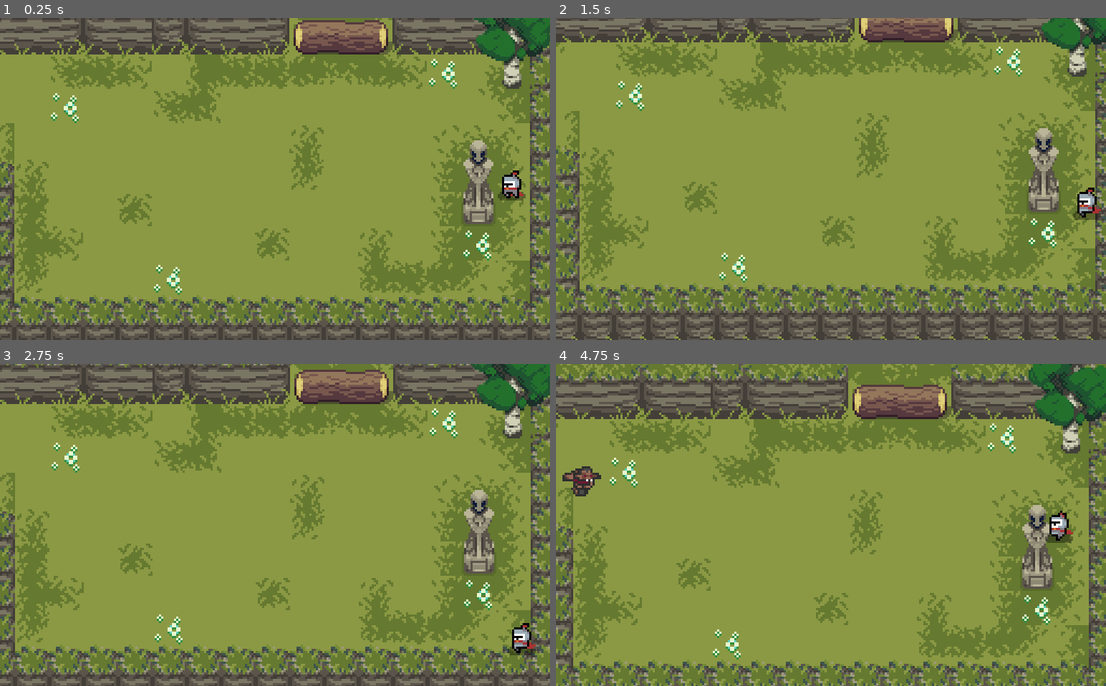
Above: before the commit, frames 1-4 (two rows, left to right).
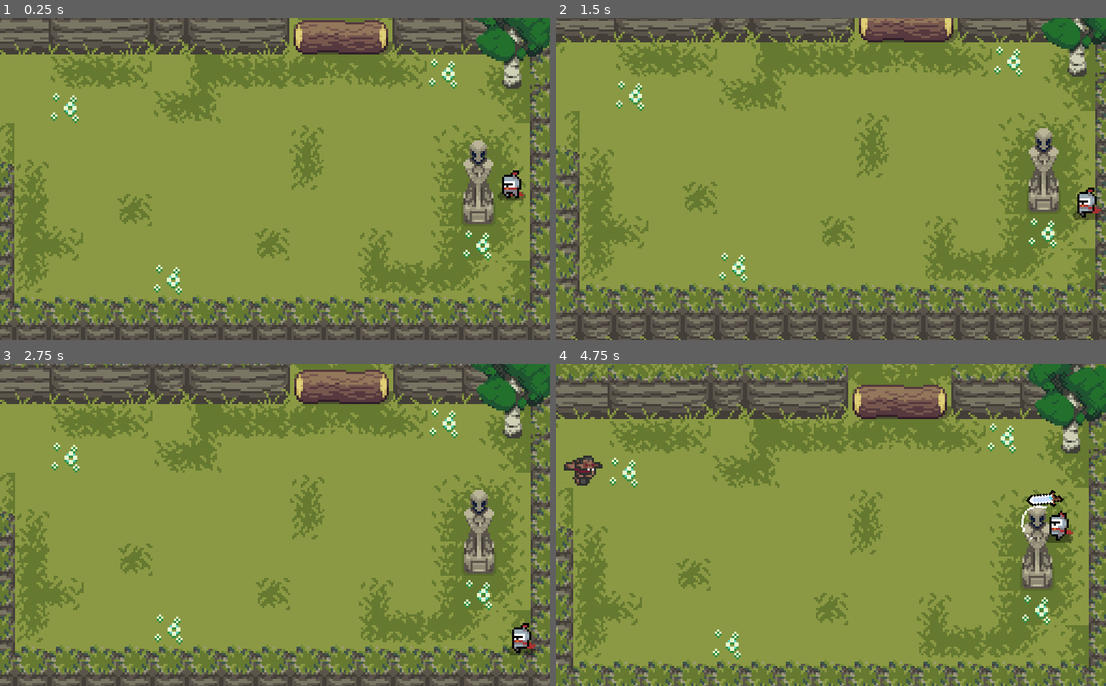
Above: after the commit, the same moments.

Repository: TilokSaha/metroidvania-2023
Game: Godot game, scene res://scenes/main/Map.tscn
Same seed, same stepped clock (60 frames per second), same inputs: the game is played once before the commit and once after it.
Inputs (mouse positions are in pixels of both pictures, inside the frame that each line leads up to):
- Up to frame 1 (0.25 s): no input
- Up to frame 2 (1.5 s): move the mouse to (952, 162) at 0.52 s; press the mouse at (952, 162) at 0.53 s; hold Right (ui_right) 0.53-1.28 s; move the mouse to (721, 195) at 1.27 s; release the mouse at (721, 195) at 1.28 s; hold Down (ui_down) from 1.28 s (still down); tap T (shake) at 1.35 s
- Up to frame 3 (2.75 s): click (165, 541) at 1.55 s; move the mouse to (330, 454) at 2.02 s; release Down (ui_down) at 2.03 s; press the mouse at (330, 454) at 2.03 s; hold Right (ui_right) from 2.03 s (still down)
- Up to frame 4 (4.75 s): move the mouse to (803, 589) at 2.77 s; release Right (ui_right) at 2.78 s; release the mouse at (803, 589) at 2.78 s; hold Up (ui_up) 2.78-3.53 s; click (803, 589) at 2.85 s; move the mouse to (996, 573) at 3.52 s; hold T (shake) 3.53-4.28 s; hold Left (ui_left) from 3.53 s (still down); click (996, 573) at 3.8 s; move the mouse to (666, 476) at 4.27 s; click (666, 476) at 4.35 s

The runs differ from the first frame. In frame 1, 0.9% of the frame differs, in the area x 8-89%, y 0-12%; in frame 2, 0.7%; in frame 3, 1.0%; in frame 4, 2.3%, in the area x 1-93%, y 0-55%.

Commit message:
Abstract Weapon class and sword with slash animation

Diff:
--- a/entities/enemies/ForestBeastBoss.gd
+++ b/entities/enemies/ForestBeastBoss.gd
@@ -2,4 +2,5 @@
 
 
 func _on_HitBox_body_entered(body):
-	body.hurt(1)
+	if body.has_method("hurt"):
+		body.hurt(1)
--- a/entities/enemies/ForestBeastBoss.tscn
+++ b/entities/enemies/ForestBeastBoss.tscn
@@ -52,6 +52,48 @@
 "transitions": PoolRealArray( 1, 1 ),
 "update": 1,
 "values": [ false, true ]
+}
+
+[sub_resource type="Animation" id=36]
+resource_name = "Dead"
+length = 0.6
+tracks/0/type = "value"
+tracks/0/path = NodePath("AnimatedSprite:animation")
+tracks/0/interp = 1
+tracks/0/loop_wrap = true
+tracks/0/imported = false
+tracks/0/enabled = true
+tracks/0/keys = {
+"times": PoolRealArray( 0 ),
+"transitions": PoolRealArray( 1 ),
+"update": 1,
+"values": [ "Dead" ]
+}
+tracks/1/type = "value"
+tracks/1/path = NodePath("AnimatedSprite:frame")
+tracks/1/interp = 1
+tracks/1/loop_wrap = true
+tracks/1/imported = false
+tracks/1/enabled = true
+tracks/1/keys = {
+"times": PoolRealArray( 0, 0.1, 0.2, 0.3, 0.4, 0.5 ),
+"transitions": PoolRealArray( 1, 1, 1, 1, 1, 1 ),
+"update": 1,
+"values": [ 0, 1, 2, 3, 4, 5 ]
+}
+tracks/2/type = "method"
+tracks/2/path = NodePath(".")
+tracks/2/interp = 1
+tracks/2/loop_wrap = true
+tracks/2/imported = false
+tracks/2/enabled = true
+tracks/2/keys = {
+"times": PoolRealArray( 0.6 ),
+"transitions": PoolRealArray( 1 ),
+"values": [ {
+"args": [  ],
+"method": "queue_free"
+} ]
 }
 
 [sub_resource type="Animation" id=8]
@@ -108,6 +150,30 @@
 "transitions": PoolRealArray( 1 ),
 "update": 0,
 "values": [ true ]
+}
+tracks/1/type = "value"
+tracks/1/path = NodePath("AnimatedSprite:frame")
+tracks/1/interp = 1
+tracks/1/loop_wrap = true
+tracks/1/imported = false
+tracks/1/enabled = true
+tracks/1/keys = {
+"times": PoolRealArray( 0 ),
+"transitions": PoolRealArray( 1 ),
+"update": 0,
+"values": [ 1 ]
+}
+tracks/2/type = "value"
+tracks/2/path = NodePath("Effects:frame")
+tracks/2/interp = 1
+tracks/2/loop_wrap = true
+tracks/2/imported = false
+tracks/2/enabled = true
+tracks/2/keys = {
+"times": PoolRealArray( 0 ),
+"transitions": PoolRealArray( 1 ),
+"update": 0,
+"values": [ 5 ]
 }
 
 [sub_resource type="Animation" id=11]
@@ -298,13 +364,15 @@
 [node name="AnimationPlayer" parent="." index="3"]
 autoplay = "Run"
 anims/Attack = SubResource( 20 )
+anims/Dead = SubResource( 36 )
 anims/Idle = SubResource( 8 )
 anims/RESET = SubResource( 9 )
 anims/Run = SubResource( 11 )
 
 [node name="AnimatedSprite" parent="." index="4"]
 frames = SubResource( 6 )
-animation = "Run"
+animation = "Dead"
+frame = 1
 offset = Vector2( 0, -7 )
 
 [node name="HitBox" type="Area2D" parent="." index="6"]
--- a/entities/player/Player.tscn
+++ b/entities/player/Player.tscn
@@ -9,6 +9,7 @@
 [ext_resource path="res://entities/player/knight_run_spritesheet.png" type="Texture" id=7]
 [ext_resource path="res://entities/player/Idle.gd" type="Script" id=8]
 [ext_resource path="res://entities/player/Run.gd" type="Script" id=9]
+[ext_resource path="res://scenes/common/prefabs/Sword.tscn" type="PackedScene" id=10]
 
 [sub_resource type="RectangleShape2D" id=1]
 extents = Vector2( 3.5, 5 )
@@ -180,3 +181,5 @@
 frames = SubResource( 18 )
 animation = "Run"
 frame = 1
+
+[node name="Sword" parent="." index="7" instance=ExtResource( 10 )]
--- a/project.godot
+++ b/project.godot
@@ -43,6 +43,11 @@
 "class": "Util",
 "language": "GDScript",
 "path": "res://globals/utility/Utility.gd"
+}, {
+"base": "Node2D",
+"class": "Weapon",
+"language": "GDScript",
+"path": "res://scenes/common/prefabs/Weapon.gd"
 } ]
 _global_script_class_icons={
 "Character": "",
@@ -51,7 +56,8 @@
 "Health": "",
 "Physics": "",
 "State": "",
-"Util": ""
+"Util": "",
+"Weapon": ""
 }
 
 [application]
@@ -132,6 +138,11 @@
 "events": [ Object(InputEventKey,"resource_local_to_scene":false,"resource_name":"","device":0,"alt":false,"shift":false,"control":false,"meta":false,"command":false,"pressed":false,"scancode":84,"physical_scancode":0,"unicode":0,"echo":false,"script":null)
  ]
 }
+attack={
+"deadzone": 0.5,
+"events": [ Object(InputEventMouseButton,"resource_local_to_scene":false,"resource_name":"","device":0,"alt":false,"shift":false,"control":false,"meta":false,"command":false,"button_mask":0,"position":Vector2( 0, 0 ),"global_position":Vector2( 0, 0 ),"factor":1.0,"button_index":1,"pressed":false,"doubleclick":false,"script":null)
+ ]
+}
 
 [physics]
 
--- /dev/null
+++ b/scenes/common/prefabs/Hitbox.gd
@@ -0,0 +1,7 @@
+extends Area2D
+
+export var damage : int = 1
+
+func _on_Hitbox_body_entered(body):
+	if body.has_method("hurt"):
+		body.hurt(damage)
--- /dev/null
+++ b/scenes/common/prefabs/Hitbox.tscn
@@ -0,0 +1,10 @@
+[gd_scene load_steps=2 format=2]
+
+[ext_resource path="res://scenes/common/prefabs/Hitbox.gd" type="Script" id=1]
+
+[node name="Hitbox" type="Area2D"]
+script = ExtResource( 1 )
+
+[node name="CollisionShape2D" type="CollisionShape2D" parent="."]
+
+[connection signal="body_entered" from="." to="." method="_on_Hitbox_body_entered"]
--- /dev/null
+++ b/scenes/common/prefabs/Sword.gd
@@ -0,0 +1 @@
+extends Weapon
--- /dev/null
+++ b/scenes/common/prefabs/Sword.tscn
@@ -0,0 +1,144 @@
+[gd_scene load_steps=7 format=2]
+
+[ext_resource path="res://scenes/common/prefabs/Weapon.tscn" type="PackedScene" id=1]
+[ext_resource path="res://scenes/common/prefabs/Sword.gd" type="Script" id=2]
+[ext_resource path="res://entities/player/weapon_sword_1.png" type="Texture" id=3]
+
+[sub_resource type="RectangleShape2D" id=1]
+extents = Vector2( 7.5, 12 )
+
+[sub_resource type="Animation" id=2]
+resource_name = "Attack"
+length = 0.5
+tracks/0/type = "value"
+tracks/0/path = NodePath(".:visible")
+tracks/0/interp = 1
+tracks/0/loop_wrap = true
+tracks/0/imported = false
+tracks/0/enabled = true
+tracks/0/keys = {
+"times": PoolRealArray( 0, 0.5 ),
+"transitions": PoolRealArray( 1, 1 ),
+"update": 1,
+"values": [ true, false ]
+}
+tracks/1/type = "value"
+tracks/1/path = NodePath("Hitbox/CollisionShape2D:disabled")
+tracks/1/interp = 1
+tracks/1/loop_wrap = true
+tracks/1/imported = false
+tracks/1/enabled = true
+tracks/1/keys = {
+"times": PoolRealArray( 0, 0.1, 0.4 ),
+"transitions": PoolRealArray( 1, 1, 1 ),
+"update": 1,
+"values": [ true, false, true ]
+}
+tracks/2/type = "value"
+tracks/2/path = NodePath("Pivot:rotation_degrees")
+tracks/2/interp = 1
+tracks/2/loop_wrap = true
+tracks/2/imported = false
+tracks/2/enabled = true
+tracks/2/keys = {
+"times": PoolRealArray( 0, 0.1, 0.4, 0.5 ),
+"transitions": PoolRealArray( 1, 1, 1, 1 ),
+"update": 0,
+"values": [ 0.0, 60.0, 175.0, 180.0 ]
+}
+tracks/3/type = "value"
+tracks/3/path = NodePath("Pivot/Sprite:rotation_degrees")
+tracks/3/interp = 1
+tracks/3/loop_wrap = true
+tracks/3/imported = false
+tracks/3/enabled = true
+tracks/3/keys = {
+"times": PoolRealArray( 0 ),
+"transitions": PoolRealArray( 1 ),
+"update": 0,
+"values": [ -135.0 ]
+}
+tracks/4/type = "method"
+tracks/4/path = NodePath(".")
+tracks/4/interp = 1
+tracks/4/loop_wrap = true
+tracks/4/imported = false
+tracks/4/enabled = true
+tracks/4/keys = {
+"times": PoolRealArray( 0, 0.5 ),
+"transitions": PoolRealArray( 1, 1 ),
+"values": [ {
+"args": [  ],
+"method": "stop_process"
+}, {
+"args": [  ],
+"method": "start_process"
+} ]
+}
+tracks/5/type = "value"
+tracks/5/path = NodePath("AnimatedSprite:animation")
+tracks/5/interp = 1
+tracks/5/loop_wrap = true
+tracks/5/imported = false
+tracks/5/enabled = true
+tracks/5/keys = {
+"times": PoolRealArray( 0.125 ),
+"transitions": PoolRealArray( 1 ),
+"update": 1,
+"values": [ "Slash" ]
+}
+tracks/6/type = "value"
+tracks/6/path = NodePath("AnimatedSprite:frame")
+tracks/6/interp = 1
+tracks/6/loop_wrap = true
+tracks/6/imported = false
+tracks/6/enabled = true
+tracks/6/keys = {
+"times": PoolRealArray( 0.25, 0.35, 0.45 ),
+"transitions": PoolRealArray( 1, 1, 1 ),
+"update": 1,
+"values": [ 0, 1, 2 ]
+}
+tracks/7/type = "value"
+tracks/7/path = NodePath("AnimatedSprite:visible")
+tracks/7/interp = 1
+tracks/7/loop_wrap = true
+tracks/7/imported = false
+tracks/7/enabled = true
+tracks/7/keys = {
+"times": PoolRealArray( 0, 0.125, 0.5 ),
+"transitions": PoolRealArray( 1, 1, 1 ),
+"update": 1,
+"values": [ false, true, false ]
+}
+
+[sub_resource type="Animation" id=3]
+length = 0.001
+
+[node name="Sword" instance=ExtResource( 1 )]
+visible = false
+script = ExtResource( 2 )
+
+[node name="AnimatedSprite" parent="." index="0"]
+visible = false
+frame = 2
+
+[node name="Pivot" parent="." index="1"]
+rotation = 3.14159
+
+[node name="Sprite" parent="Pivot" index="0"]
+position = Vector2( 0, -12 )
+rotation = -2.35619
+texture = ExtResource( 3 )
+offset = Vector2( 5, -4 )
+
+[node name="CollisionShape2D" parent="Hitbox" index="0"]
+position = Vector2( 12.5, -1 )
+shape = SubResource( 1 )
+disabled = true
+
+[node name="AnimationPlayer" parent="." index="3"]
+anims/Attack = SubResource( 2 )
+anims/RESET = SubResource( 3 )
+
+[editable path="Hitbox"]
--- /dev/null
+++ b/scenes/common/prefabs/Weapon.gd
@@ -0,0 +1,19 @@
+extends Node2D
+class_name Weapon
+
+onready var animation_player = $AnimationPlayer
+onready var parent = get_parent()
+
+func _input(event):
+	if event.is_action_pressed("attack") and not animation_player.is_playing():
+		animation_player.play("Attack")
+
+func _process(_delta):
+	rotation_degrees = rad2deg((get_global_mouse_position() - parent.position).angle())
+
+func start_process():
+	set_process(true)
+
+
+func stop_process():
+	set_process(false)
--- /dev/null
+++ b/scenes/common/prefabs/Weapon.tscn
@@ -0,0 +1,46 @@
+[gd_scene load_steps=8 format=2]
+
+[ext_resource path="res://scenes/common/prefabs/Weapon.gd" type="Script" id=1]
+[ext_resource path="res://scenes/common/prefabs/Hitbox.tscn" type="PackedScene" id=2]
+[ext_resource path="res://scenes/common/assets/slash_effect_anim_spritesheet.png" type="Texture" id=3]
+
+[sub_resource type="AtlasTexture" id=1]
+atlas = ExtResource( 3 )
+region = Rect2( 0, 0, 16, 16 )
+
+[sub_resource type="AtlasTexture" id=2]
+atlas = ExtResource( 3 )
+region = Rect2( 16, 0, 16, 16 )
+
+[sub_resource type="AtlasTexture" id=3]
+atlas = ExtResource( 3 )
+region = Rect2( 32, 0, 16, 16 )
+
+[sub_resource type="SpriteFrames" id=4]
+animations = [ {
+"frames": [ SubResource( 1 ), SubResource( 2 ), SubResource( 3 ) ],
+"loop": true,
+"name": "Slash",
+"speed": 5.0
+} ]
+
+[node name="Weapon" type="Node2D"]
+script = ExtResource( 1 )
+
+[node name="AnimatedSprite" type="AnimatedSprite" parent="."]
+position = Vector2( 15, 0 )
+frames = SubResource( 4 )
+animation = "Slash"
+
+[node name="Pivot" type="Node2D" parent="."]
+
+[node name="Sprite" type="Sprite" parent="Pivot"]
+rotation = 4.88169
+
+[node name="Hitbox" parent="." instance=ExtResource( 2 )]
+collision_layer = 0
+collision_mask = 4
+
+[node name="AnimationPlayer" type="AnimationPlayer" parent="."]
+
+[editable path="Hitbox"]
--- a/scenes/main/Map.tscn
+++ b/scenes/main/Map.tscn
@@ -11,6 +11,11 @@
 polygons = [ PoolIntArray( 0, 1, 2, 3 ), PoolIntArray( 3, 4, 5, 0 ), PoolIntArray( 6, 7, 8, 9 ), PoolIntArray( 10, 6, 9 …(474 unchanged characters)…
 outlines = [ PoolVector2Array( -368, -88, -368, -64, -407, -58, -424, -81, -428, 72, -429, 81, -427, 94, -412, 77, -387 …(357 unchanged characters)…
 
+[sub_resource type="NavigationPolygon" id=2]
+vertices = PoolVector2Array( 217, 143, 217, 115, 234, 116, 255, 144, 242, 115, 254, 56, 243, 103, 241, 67, 248, 54, 222, 70, 223, 115, 218, 35, 226, 65, 237, 35, 241, 47 )
+polygons = [ PoolIntArray( 0, 1, 2, 3 ), PoolIntArray( 3, 2, 4 ), PoolIntArray( 5, 3, 4, 6 ), PoolIntArray( 5, 6, 7, 8 ), PoolIntArray( 9, 10, 1, 11 ), PoolIntArray( 12, 9, 11, 13 ), PoolIntArray( 12, 13, 14, 7 ), PoolIntArray( 7, 14, 8 ) ]
+outlines = [ PoolVector2Array( 218, 35, 237, 35, 241, 47, 248, 54, 254, 56, 255, 144, 217, 143, 217, 115, 234, 116, 242, 115, 243, 103, 241, 67, 226, 65, 222, 70, 223, 115, 217, 115 ) ]
+
 [node name="Map" type="Node2D"]
 __meta__ = {
 "_edit_horizontal_guides_": [ -7.0 ]
@@ -20,6 +25,9 @@
 
 [node name="NavigationPolygonInstance" type="NavigationPolygonInstance" parent="Navigation"]
 navpoly = SubResource( 1 )
+
+[node name="NavigationPolygonInstance2" type="NavigationPolygonInstance" parent="Navigation"]
+navpoly = SubResource( 2 )
 
 [node name="camera_settings" parent="." instance=ExtResource( 6 )]
 
@@ -32,6 +40,4 @@
 position = Vector2( 248, 92 )
 
 [node name="ForestBeastBoss" parent="." instance=ExtResource( 3 )]
-position = Vector2( -311, 52 )
-collision_layer = 1
-collision_mask = 1
+position = Vector2( -310, 42 )
--- a/scenes/overworld/ForestStartingArea.tscn
+++ b/scenes/overworld/ForestStartingArea.tscn
@@ -6,8 +6,8 @@
 [ext_resource path="res://scenes/overworld/assets/Overworld.png" type="Texture" id=4]
 [ext_resource path="res://scenes/overworld/assets/PixiVan Forest (Beta)/Trees.png" type="Texture" id=5]
 
-[sub_resource type="ConvexPolygonShape2D" id=13]
-points = PoolVector2Array( 16, 16, 0, 16, 0, 16, 16, 16 )
+[sub_resource type="ConvexPolygonShape2D" id=18]
+points = PoolVector2Array( 0, 0, 48, 0, 48, 32, 0, 32 )
 
 [sub_resource type="ConvexPolygonShape2D" id=14]
 points = PoolVector2Array( 0, 0, 16, 0, 16, 32, 0, 32 )
@@ -23,26 +23,14 @@
 0/navigation_offset = Vector2( 0, 0 )
 0/shape_offset = Vector2( 0, 0 )
 0/shape_transform = Transform2D( 1, 0, 0, 1, 0, 0 )
-0/shape = SubResource( 13 )
+0/shape = SubResource( 18 )
 0/shape_one_way = false
 0/shape_one_way_margin = 1.0
 0/shapes = [ {
 "autotile_coord": Vector2( 0, 0 ),
 "one_way": false,
 "one_way_margin": 1.0,
-"shape": SubResource( 13 ),
-"shape_transform": Transform2D( 1, 0, 0, 1, 0, 0 )
-}, {
-"autotile_coord": Vector2( 0, 0 ),
-"one_way": false,
-"one_way_margin": 1.0,
-"shape": SubResource( 13 ),
-"shape_transform": Transform2D( 1, 0, 0, 1, 0, 0 )
-}, {
-"autotile_coord": Vector2( 0, 0 ),
-"one_way": false,
-"one_way_margin": 1.0,
-"shape": SubResource( 13 ),
+"shape": SubResource( 18 ),
 "shape_transform": Transform2D( 1, 0, 0, 1, 0, 0 )
 } ]
 0/z_index = 0
@@ -169,7 +157,7 @@
 tile_set = SubResource( 5 )
 cell_size = Vector2( 16, 16 )
 format = 1
-tile_data = PoolIntArray( 0, 0, 0, 3, 0, 0, 5, 1, 0, 6, 0, 0, 12, 0, 0, 15, 1, 0, 16, 1, 0, 65552, 1, 0, …(393 unchanged characters)…
+tile_data = PoolIntArray( 0, 0, 0, 2, 0, 0, 5, 1, 0, 6, 0, 0, 12, 0, 0, 14, 0, 0, 15, 1, 0, 16, 1, 0, 65552, 1, 0, …(393 unchanged characters)…
 
 [node name="Objects" type="TileMap" parent="."]
 tile_set = SubResource( 7 )
Not shown: 1 places in entities/enemies/ForestBeastBoss.tscn that only renumber resources
Not shown: 1 places in entities/player/Player.tscn that only renumber resources
Binary file added: scenes/common/assets/enemy_afterdead_explosion_anim_spritesheet.png
Not shown, added: scenes/common/assets/enemy_afterdead_explosion_anim_spritesheet.png.import
Binary file added: scenes/common/assets/explosion_anim_spritesheet.png
Not shown, added: scenes/common/assets/explosion_anim_spritesheet.png.import
Binary file added: scenes/common/assets/slash_effect_anim_spritesheet.png
Not shown, added: scenes/common/assets/slash_effect_anim_spritesheet.png.import
Not shown: 1 places in scenes/main/Map.tscn that only renumber resources
